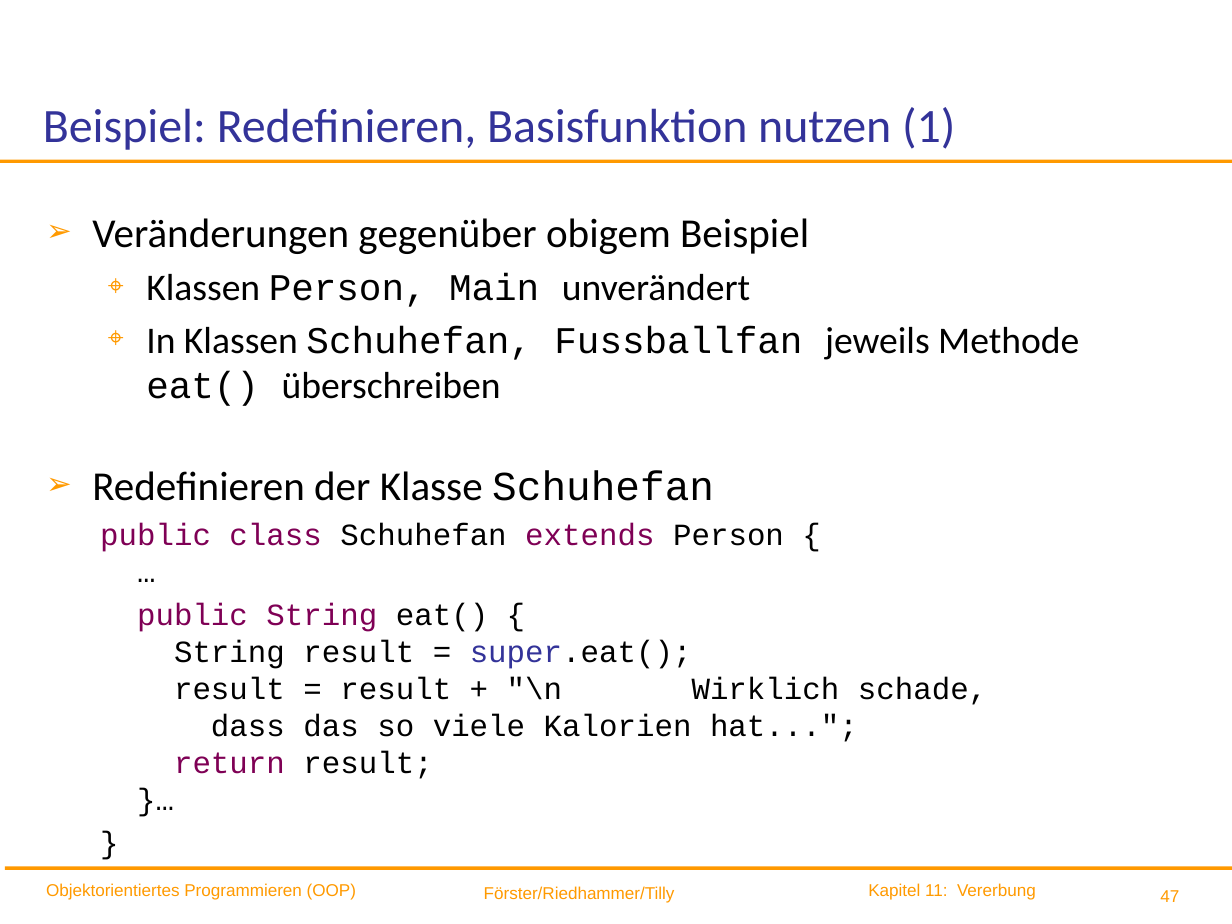
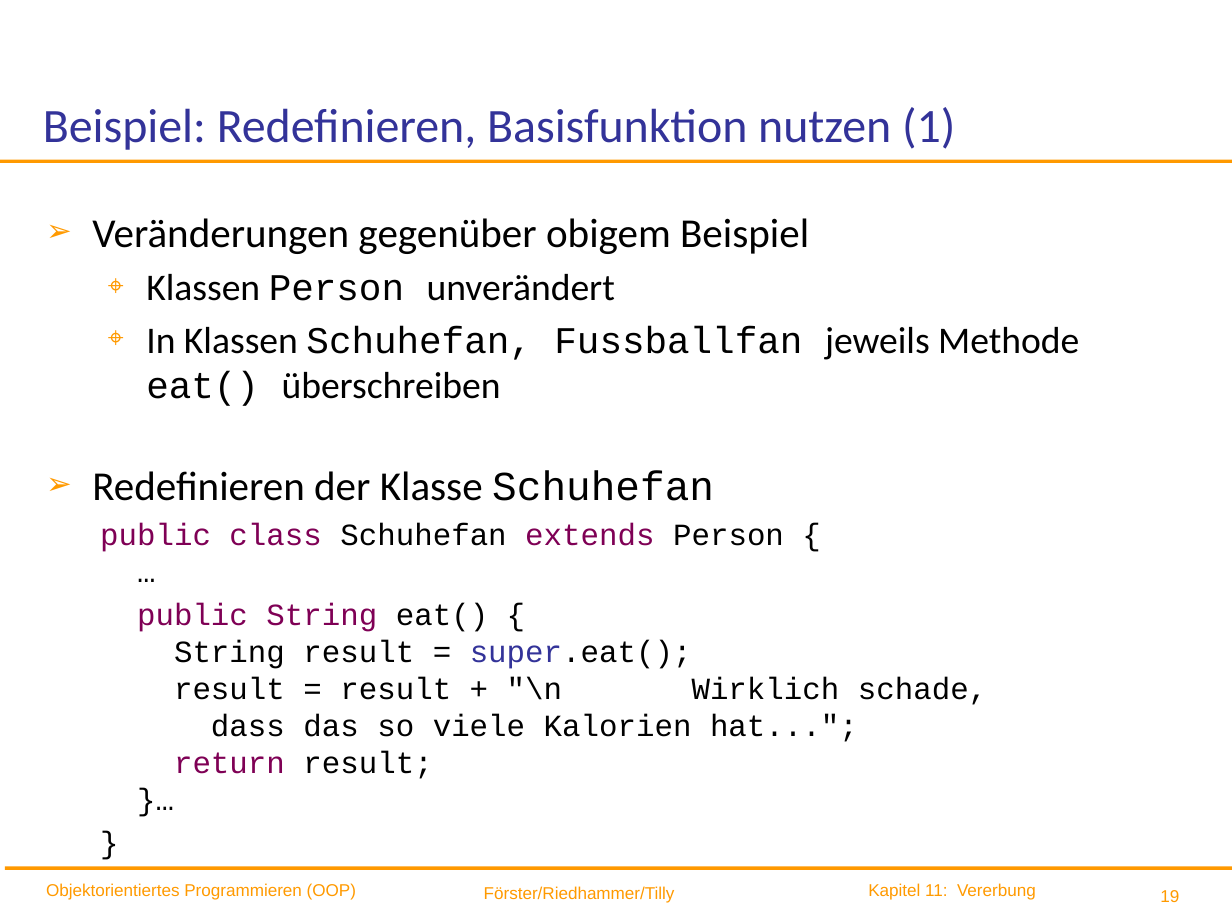
Before and after one commit to ingexue/hsro-wif-oop.github.io, a slide deck: slide 19 of 11-vererbung/vererbung.pptx (slide 47 before the commit). Drawn at 1232x924 pixels with LibreOffice and Linux fonts; fonts in the diff are those of the drawing; background and template pictures are left out. Boxes give left, top, right and bottom in pixels: in the first picture for what was removed or moved away, otherwise in the second. Text is boxed around its words. In the diff, an @@ line names an element or a change of style, - is before the commit and + after.

```diff
--- a/11-vererbung/vererbung.pptx
+++ b/11-vererbung/vererbung.pptx
@@ text at [146, 274, 615, 301]: text changed @@
-  ⌖ Klassen Person, Main unverändert
+  ⌖ Klassen Person unverändert
@@ page number at [1160, 890, 1179, 902]: text changed @@
-47
+19
```
Also in this commit, not shown: 10 other slides changed, 11 slides added, 34 slides removed, 11 other files.
